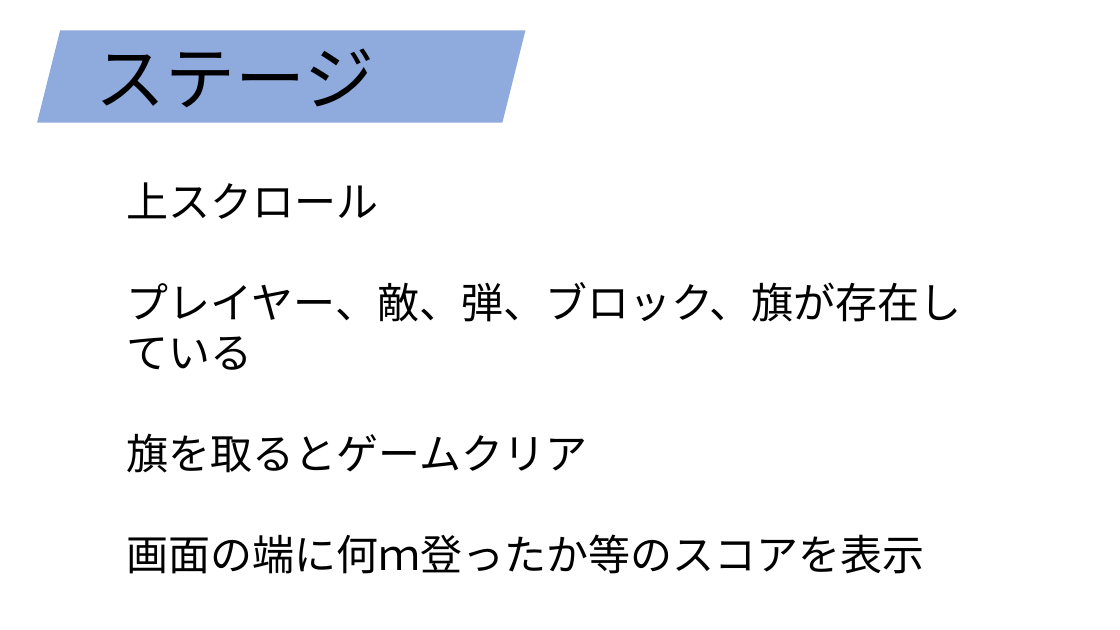
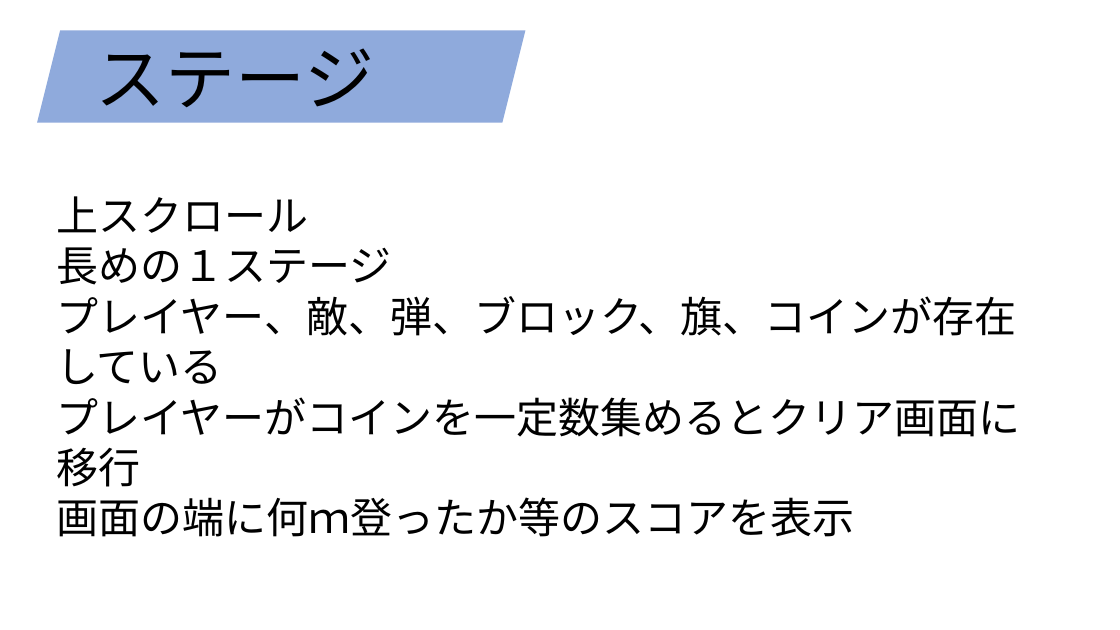
Before and after one commit to syo-ya/GameProductionPractice1, a slide deck: slide 1 of 仕様書/ステージ.pptx. Drawn at 1120x630 pixels with LibreOffice and Linux fonts; fonts in the diff are those of the drawing. Boxes give left, top, right and bottom in pixels: in the first picture for what was removed or moved away, otherwise in the second. Text is boxed around its words. In the diff, an @@ line names an element or a change of style, - is before the commit and + after.

```diff
--- a/仕様書/ステージ.pptx
+++ b/仕様書/ステージ.pptx
@@ text "上スクロール": place and size @@
-text "上スクロール" at (127,182,961,574)
+text "上スクロール" at (56,196,1021,537)
@@ text at (56,247,1021,487): text changed @@
-プレイヤー、敵、弾、ブロック、旗が存在している
-旗を取るとゲームクリア
+長めの１ステージ
+プレイヤー、敵、弾、ブロック、旗、コインが存在している
+プレイヤーがコインを一定数集めるとクリア画面に移行
```
